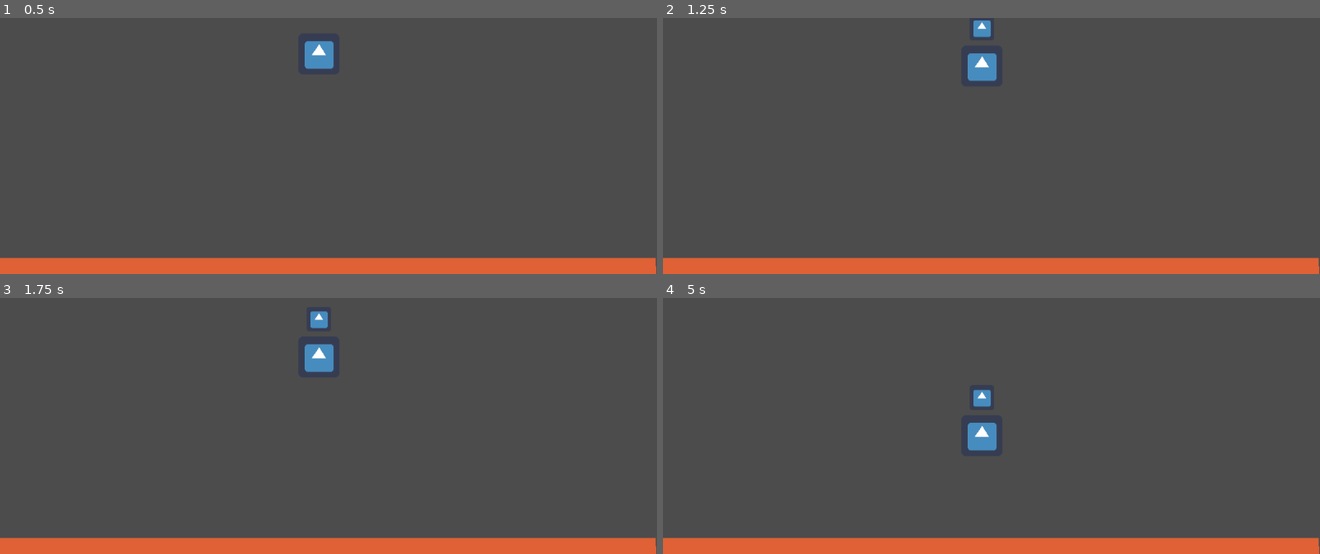
Above: before the commit, frames 1-4 (two rows, left to right).
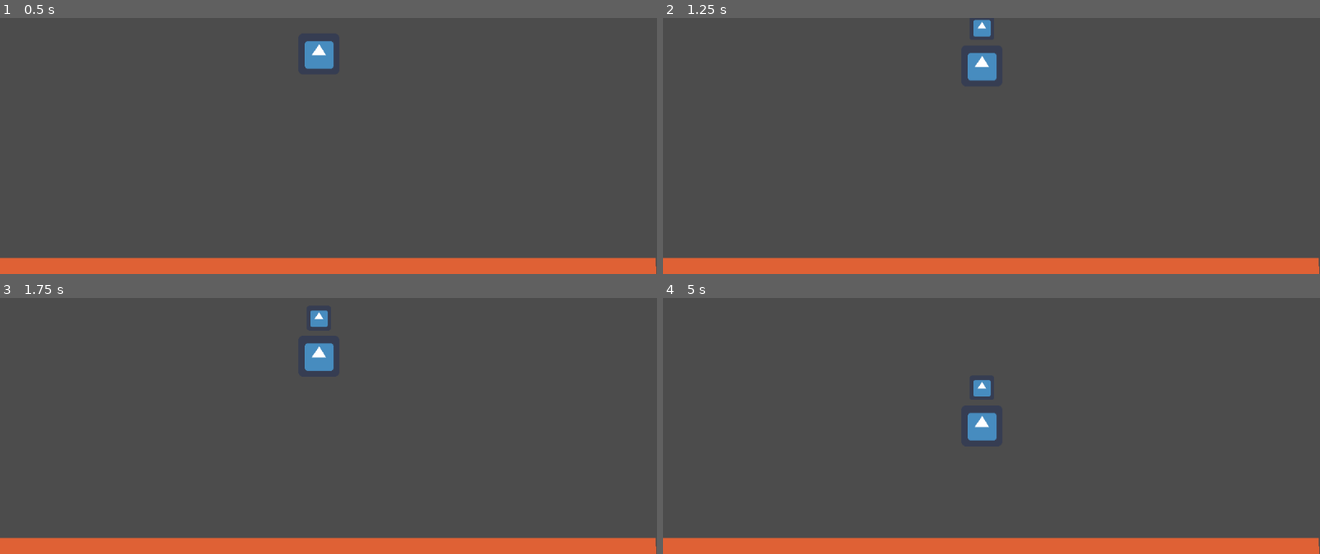
Above: after the commit, the same moments.

Repository: swift456/mars-lander
Game: Godot game, scene res://Main.tscn
The game is run twice, just before and just after one commit, with the same random seed, the same clock (stepped at 60 frames per second) and the same inputs. The project has no main scene, so this scene is started directly. The engine's default icon, where the game draws it, is replaced by a stand-in: a white triangle on a blue panel in a dark square.
Inputs:
- Up to frame 1 (0.5 s): no input
- Up to frame 2 (1.25 s): hold Up (thrust, bound only after the commit) from 0.53 s (still down); tap Space (parachute) at 0.6 s
- Up to frame 3 (1.75 s): release Up (thrust, bound only after the commit) at 1.28 s; tap Space (parachute) at 1.35 s
- Up to frame 4 (5 s): hold Up (thrust, bound only after the commit) 2.03-3.53 s; tap Space (parachute) every 0.75 s from 2.1 to 4.35 s

Frame 1 is identical in both runs. In frame 2, less than 0.1% of the frame differs, in the area x 46-51%, y 0-25%; in frame 3, 0.1%; in frame 4, 0.7%, in the area x 46-51%, y 32-60%.

Commit message:
Progress made on #17. Need to expand on input to test the robustness of FSM.

Diff:
--- a/Prototyping/LandingTest/Lander.gd
+++ b/Prototyping/LandingTest/Lander.gd
@@ -5,36 +5,44 @@
 var drag = 0.1
 var instancing = true
 var instance = parachute
-#
-#
-#
+enum State {FREEFALL, PARACHUTE_DEPLOY, PARACHUTE_DEPLOYED, THRUST, DESTROYED, PAUSED}
+var _state = State.FREEFALL
+var parachute_count = 0
 ## Called when the node enters the scene tree for the first time.
 #
-#
+
 func _process(delta):
+	input()
+	var debug_velocity = get_linear_velocity()
+	print(_state)
+	match _state:
 
-	var debug_velocity = get_linear_velocity()
-	if Input.is_action_just_released("parachute") || parachute_deployed:
-		parachute_deployed = true
-		print((debug_velocity),(drag),(parachute_deployed))
-		if instancing:
-			instance = parachute.instance()
-			add_child(instance)
-			instance.position = Vector2($ParachuteSpawn.position.x,$ParachuteSpawn.position.y + -10)
-			var pinjoint = PinJoint2D.new()
-			pinjoint.set("node_b", self.get_path())
-			pinjoint.set("node_a", instance.get_path())
-			add_child(pinjoint)
-			pinjoint.global_transform.origin = (instance.global_transform.origin - self.global_transform.origin / 2)
-			instancing = false
-	if parachute_deployed && drag <= 2:
-		print("Parachute Deployed!")
-		instance.set_mass(drag)
-		drag += 0.8 * delta
-		if drag >= 5:
-			parachute_deployed = false
+		State.PARACHUTE_DEPLOY:
+			print((debug_velocity),(drag),(parachute_deployed))
+			if parachute_count == 0:
 
+				instance = parachute.instance()
+				add_child(instance)
+				instance.position = Vector2($ParachuteSpawn.position.x,$ParachuteSpawn.position.y + -10)
+				var pinjoint = PinJoint2D.new()
+				pinjoint.set("node_b", self.get_path())
+				pinjoint.set("node_a", instance.get_path())
+				add_child(pinjoint)
+				pinjoint.global_transform.origin = (instance.global_transform.origin - self.global_transform.origin / 2)
+				parachute_count += 1
 
+			if drag <= 2.7:
+				print("Parachute Deployed!")
+				instance.set_mass(drag)
+				drag += 1 * delta
+				if drag >= 2.7:
+					_state = State.PARACHUTE_DEPLOYED
+
+func input():
+	if Input.is_action_just_pressed("parachute"):
+		_state = State.PARACHUTE_DEPLOY
+	if Input.is_action_just_pressed("thrust"):
+		_state = State.THRUST
 
 
 
--- a/Prototyping/LandingTest/project.godot
+++ b/Prototyping/LandingTest/project.godot
@@ -28,6 +28,11 @@
 "events": [ Object(InputEventKey,"resource_local_to_scene":false,"resource_name":"","device":0,"alt":false,"shift":false,"control":false,"meta":false,"command":false,"pressed":false,"scancode":32,"physical_scancode":0,"unicode":0,"echo":false,"script":null)
  ]
 }
+thrust={
+"deadzone": 0.5,
+"events": [ Object(InputEventKey,"resource_local_to_scene":false,"resource_name":"","device":0,"alt":false,"shift":false,"control":false,"meta":false,"command":false,"pressed":false,"scancode":16777232,"physical_scancode":0,"unicode":0,"echo":false,"script":null)
+ ]
+}
 
 [physics]
 
